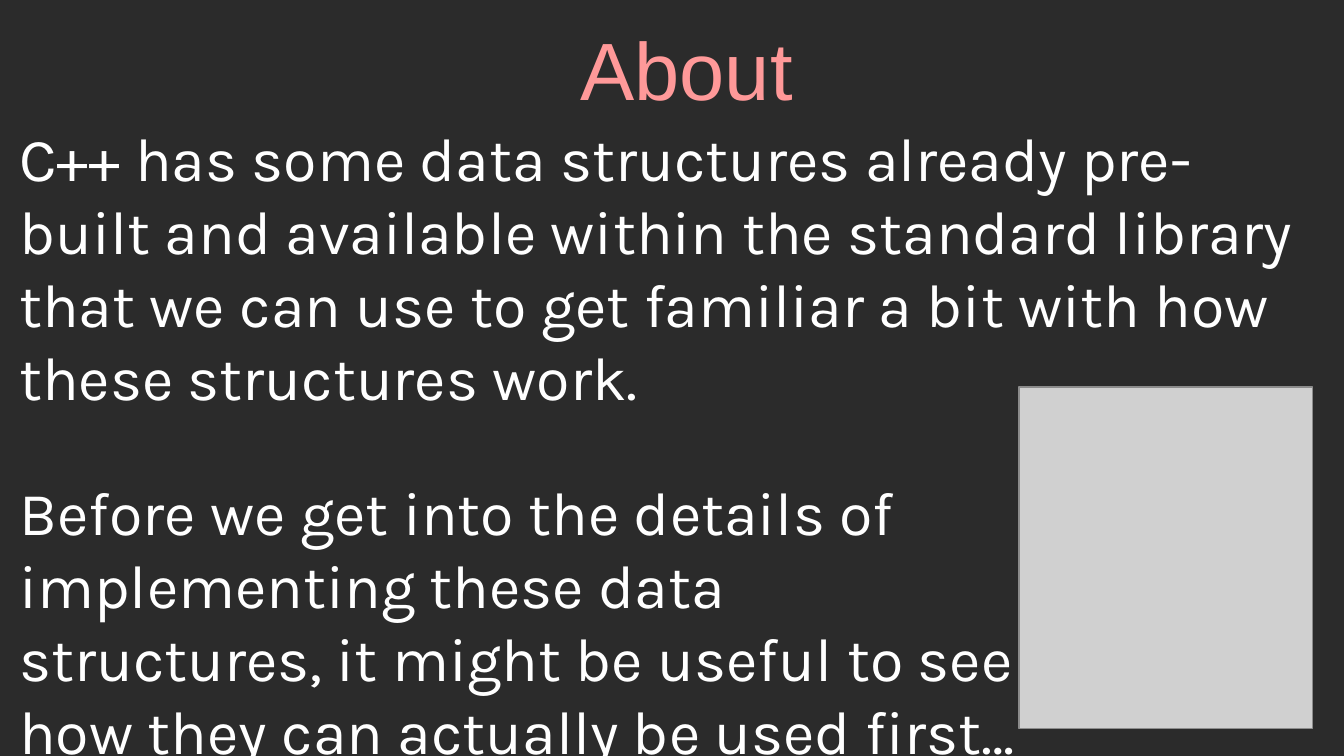
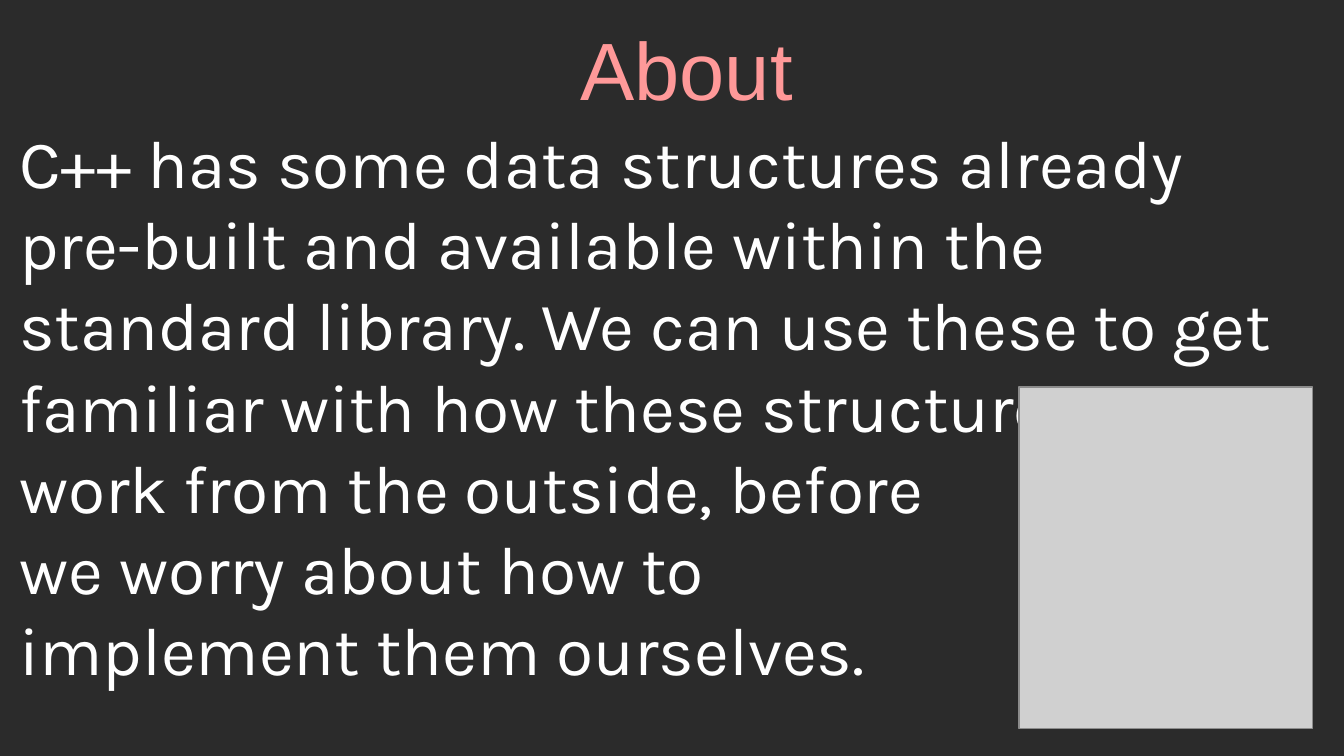
Before and after one commit to mariamhabib/CS250-Data-Structures, a slide deck: slide 2 of Lectures/1_Using_STL_structures.odp. Drawn at 1344x756 pixels with LibreOffice and Linux fonts; fonts in the diff are those of the drawing; grey boxes stand for pictures; background and template pictures are left out; a plain dark background stands for a picture behind light text. Boxes give left, top, right and bottom in pixels: in the first picture for what was removed or moved away, otherwise in the second. Text is boxed around its words. In the diff, an @@ line names an element or a change of style, - is before the commit and + after.

```diff
--- a/Lectures/1_Using_STL_structures.odp
+++ b/Lectures/1_Using_STL_structures.odp
@@ text at (x1=19, y1=142, x2=1270, y2=691): text changed; size 36 to 40 pt @@
-C++ has some data structures already pre-built and available within the standard library that we can use to get familiar a bit with how these structures work.
-Before we get into the details of
-implementing these data
-structures, it might be useful to see
-how they can actually be used first…
+C++ has some data structures already pre-built and available within the standard library. We can use these to get familiar with how these structures
+work from the outside, before
+we worry about how to
+implement them ourselves.
```
Also in this commit, not shown: 4 other slides changed, 2 slides added, 4 other files.
